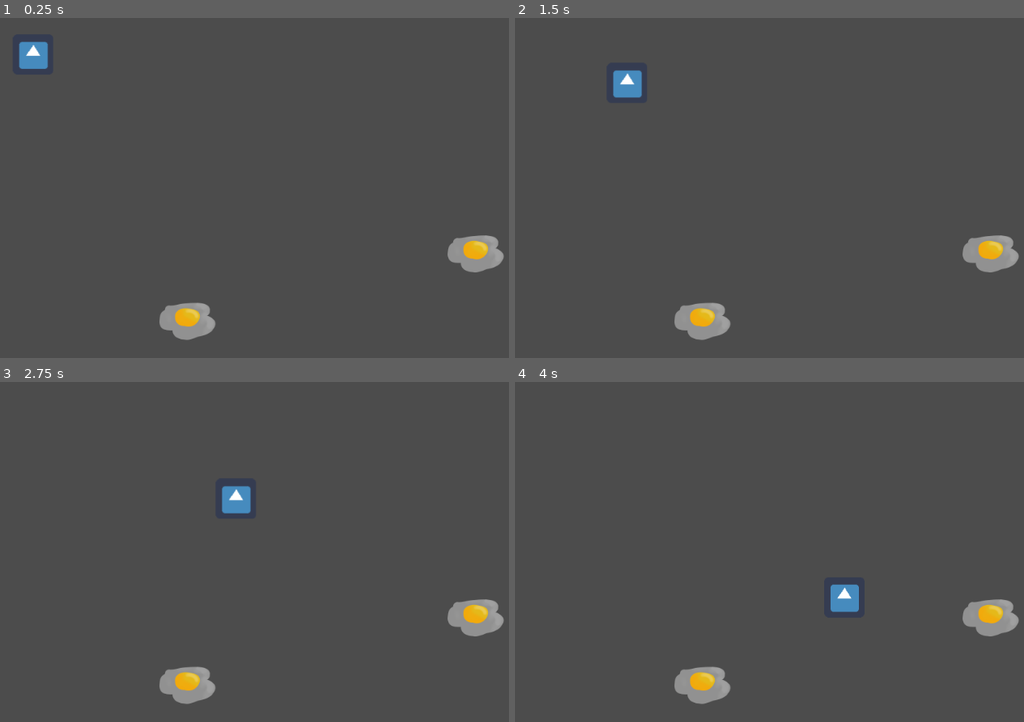
Above: before the commit, frames 1-4 (two rows, left to right).
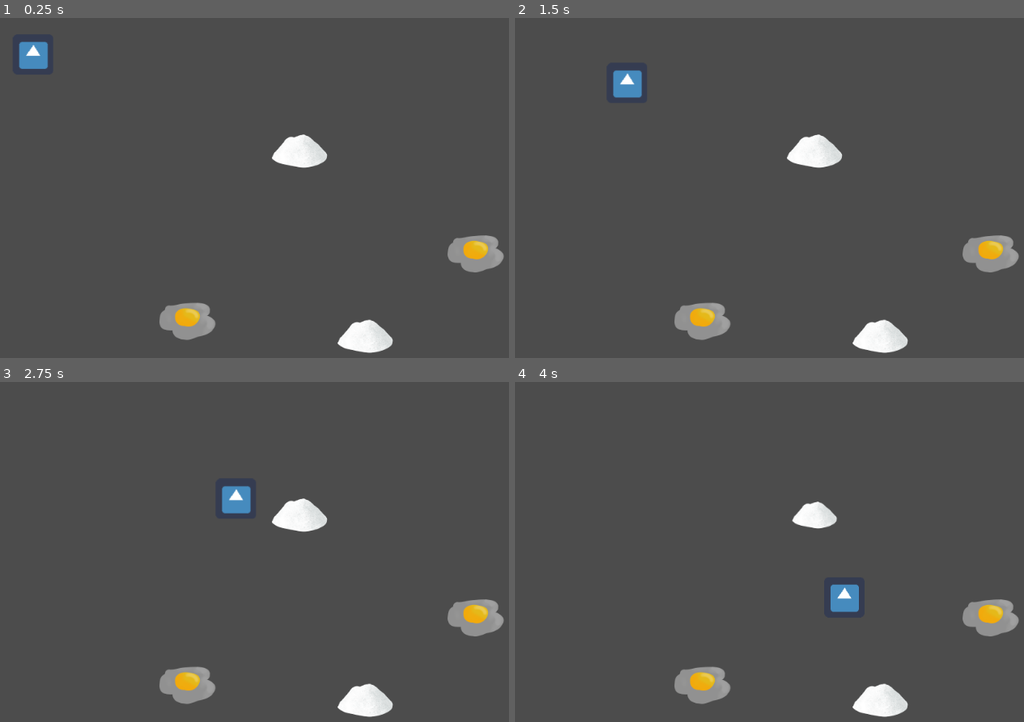
Above: after the commit, the same moments.

Repository: Haydoggo/Go-suck-an-egg
Game: Godot game, scene res://Game.tscn
Two runs of this game, one before a commit and one after it. Both use one fixed random seed, a clock stepped at 60 frames per second and the inputs below. The engine's default icon, where the game draws it, is replaced by a stand-in: a white triangle on a blue panel in a dark square.
Inputs (mouse positions are in pixels of both pictures, inside the frame that each line leads up to):
- Up to frame 1 (0.25 s): no input
- Up to frame 2 (1.5 s): move the mouse to (983, 188) at 0.52 s; move the mouse to (708, 225) at 1.27 s
- Up to frame 3 (2.75 s): move the mouse to (386, 487) at 2.02 s
- Up to frame 4 (4 s): move the mouse to (805, 647) at 2.77 s; move the mouse to (outside the picture) at 3.52 s

The runs differ from the first frame. In frame 1, 1.5% of the frame differs, in the area x 53-78%, y 34-99%; in frame 2, 1.5%; in frame 3, 1.5%; in frame 4, 1.2%.

Commit message:
Destroys continuous food
Also it tracks how much food has been consumed by the vacuum. Consuumed?

Diff:
--- a/Egg.tscn
+++ b/Egg.tscn
@@ -1,11 +1,13 @@
-[gd_scene load_steps=3 format=2]
+[gd_scene load_steps=4 format=2]
 
 [ext_resource path="res://assets/art/egg.png" type="Texture" id=1]
+[ext_resource path="res://food.gd" type="Script" id=2]
 
 [sub_resource type="CircleShape2D" id=1]
 radius = 36.2215
 
 [node name="Egg" type="Node2D" groups=["discrete"]]
+script = ExtResource( 2 )
 
 [node name="Egg" type="Sprite" parent="."]
 texture = ExtResource( 1 )
--- /dev/null
+++ b/Flour.tscn
@@ -0,0 +1,21 @@
+[gd_scene load_steps=4 format=2]
+
+[ext_resource path="res://assets/art/flour.png" type="Texture" id=1]
+[ext_resource path="res://food.gd" type="Script" id=2]
+
+[sub_resource type="CapsuleShape2D" id=1]
+radius = 25.0
+height = 38.0
+
+[node name="Flour" type="Node2D"]
+script = ExtResource( 2 )
+type = "flour"
+
+[node name="Flour" type="Sprite" parent="."]
+texture = ExtResource( 1 )
+
+[node name="Area2D" type="Area2D" parent="Flour"]
+
+[node name="CollisionShape2D" type="CollisionShape2D" parent="Flour/Area2D"]
+rotation = 1.5708
+shape = SubResource( 1 )
--- a/Game.tscn
+++ b/Game.tscn
@@ -1,8 +1,9 @@
-[gd_scene load_steps=6 format=2]
+[gd_scene load_steps=7 format=2]
 
 [ext_resource path="res://nozzle.gd" type="Script" id=1]
 [ext_resource path="res://icon.png" type="Texture" id=2]
 [ext_resource path="res://Egg.tscn" type="PackedScene" id=3]
+[ext_resource path="res://Flour.tscn" type="PackedScene" id=4]
 
 [sub_resource type="CircleShape2D" id=1]
 radius = 29.0689
@@ -35,3 +36,9 @@
 
 [node name="Egg2" parent="." instance=ExtResource( 3 )]
 position = Vector2( 752, 374 )
+
+[node name="Flour" parent="." instance=ExtResource( 4 )]
+position = Vector2( 474, 211 )
+
+[node name="Flour2" parent="." instance=ExtResource( 4 )]
+position = Vector2( 578, 505 )
--- /dev/null
+++ b/food.gd
@@ -0,0 +1,16 @@
+extends Node
+
+
+# Declare member variables here. Examples:
+export var type = "egg"
+var size = 1
+
+
+# Called when the node enters the scene tree for the first time.
+func _ready():
+	pass # Replace with function body.
+
+
+# Called every frame. 'delta' is the elapsed time since the previous frame.
+#func _process(delta):
+#	pass
--- /dev/null
+++ b/global.gd
@@ -0,0 +1,5 @@
+extends Node
+
+
+# GLOBAL VARIABLES WOAAAAH
+var suckitude = {"egg": 0, "flour": 0, "sugar": 0, "cocoa": 0, "vanilla": 0, "unwanted": 0}
--- a/nozzle.gd
+++ b/nozzle.gd
@@ -3,13 +3,24 @@
 
 # Declare member variables
 var nozzle_speed = 200
-var suck_speed = 100
+var discrete_suck_speed = 100
+var continuous_suck_speed = 50
 var consume_speed = 500
 
 
 # Called when the node enters the scene tree for the first time.
 func _ready():
 	pass # Replace with function body.
+
+
+func suckle_from_the_continuous_teat(food, speed, delta):
+	var amount_smaller = (speed*delta)/100
+	food.scale = food.scale.move_toward(Vector2(0, 0), amount_smaller)
+	Global.suckitude[food.type] += amount_smaller
+	food.size -= amount_smaller
+	if food.size <= 0:
+		print("trying to destroy continuous food")
+		food.queue_free()
 
 
 # Called every frame. 'delta' is the elapsed time since the previous frame.
@@ -19,11 +30,9 @@
 	for area in get_node("Suck").get_overlapping_areas():
 		var food : Node2D = area.owner
 		if food.is_in_group("discrete"):
-			food.position = food.position.move_toward(position, suck_speed*delta)
+			food.position = food.position.move_toward(position, discrete_suck_speed*delta)
 		else:
-			food.scale = food.scale.move_toward(Vector2(0, 0), (suck_speed*delta)/100)
-			if food.scale == Vector2(0, 0):
-				food.queue_free()
+			suckle_from_the_continuous_teat(food, continuous_suck_speed, delta)
 
 	for area in get_node("Consume").get_overlapping_areas():
 		var food : Node2D = area.owner
@@ -31,7 +40,6 @@
 			food.position = food.position.move_toward(position, consume_speed*delta)
 			if food.position == position:
 				food.queue_free()
+				Global.suckitude[food.type] += 1
 		else:
-			food.scale = food.scale.move_toward(position, (consume_speed*delta)/100)
-			if food.scale == Vector2(0, 0):
-				food.queue_free()
+			suckle_from_the_continuous_teat(food, continuous_suck_speed, delta)
--- a/project.godot
+++ b/project.godot
@@ -14,6 +14,10 @@
 run/main_scene="res://Game.tscn"
 config/icon="res://icon.png"
 
+[autoload]
+
+Global="*res://global.gd"
+
 [gui]
 
 common/drop_mouse_on_gui_input_disabled=true
